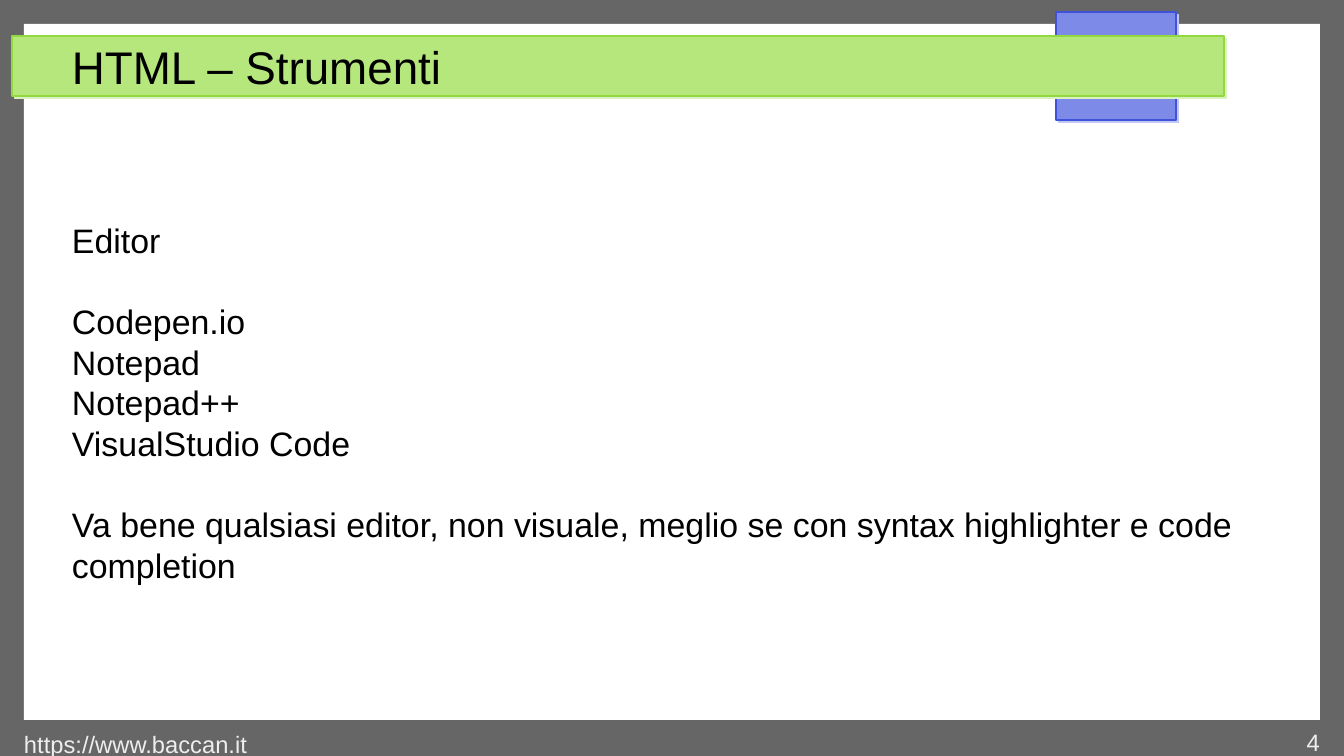
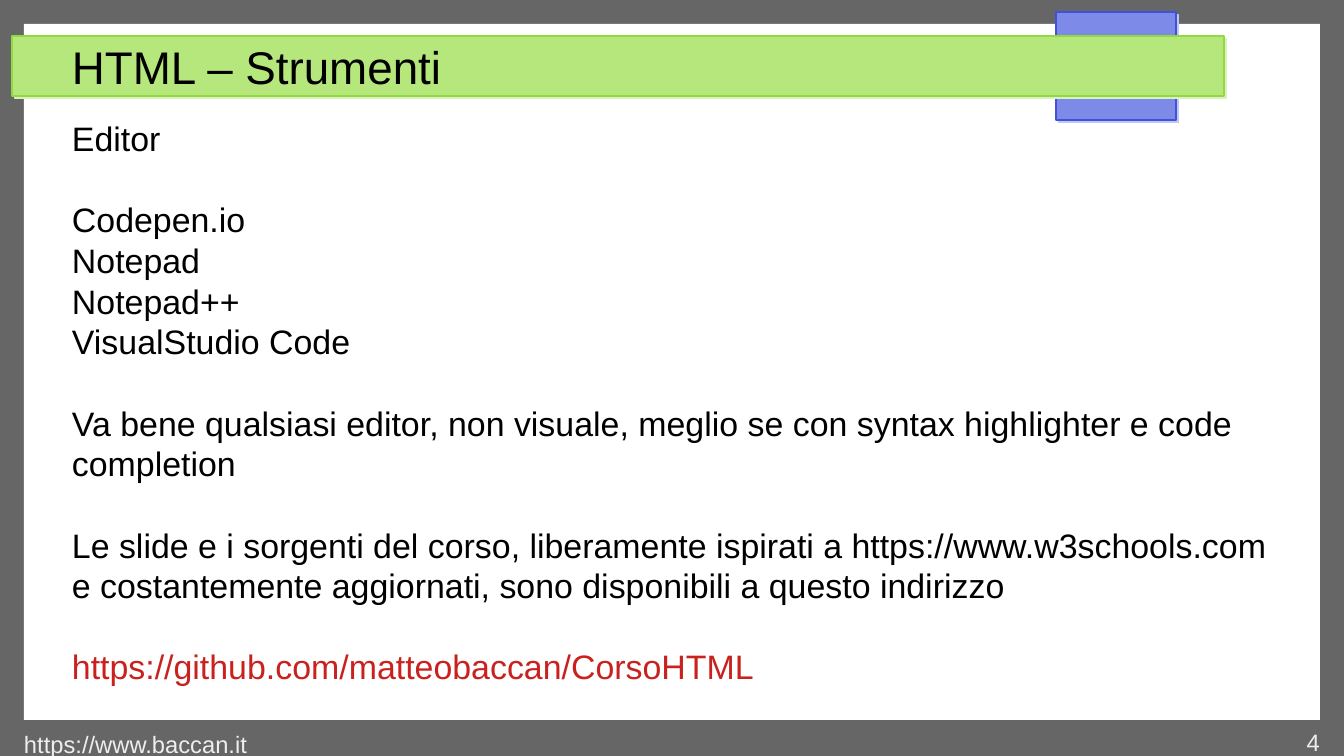
Before and after one commit to matteobaccan/CorsoHTML, a slide deck: slide 4 of Chapter_html.odp. Drawn at 1344x756 pixels with LibreOffice and Linux fonts; fonts in the diff are those of the drawing. Boxes give left, top, right and bottom in pixels: in the first picture for what was removed or moved away, otherwise in the second. Text is boxed around its words. In the diff, an @@ line names an element or a change of style, - is before the commit and + after.

```diff
--- a/Chapter_html.odp
+++ b/Chapter_html.odp
@@ text at (72, 533, 1266, 686): paragraphs added @@
+Le slide e i sorgenti del corso, liberamente ispirati a https://www.w3schools.com e costantemente aggiornati, sono disponibili a questo indirizzo
+https://github.com/matteobaccan/CorsoHTML
```
Also in this commit, not shown: 4 other slides changed, 11 slides added, 11 other files.
